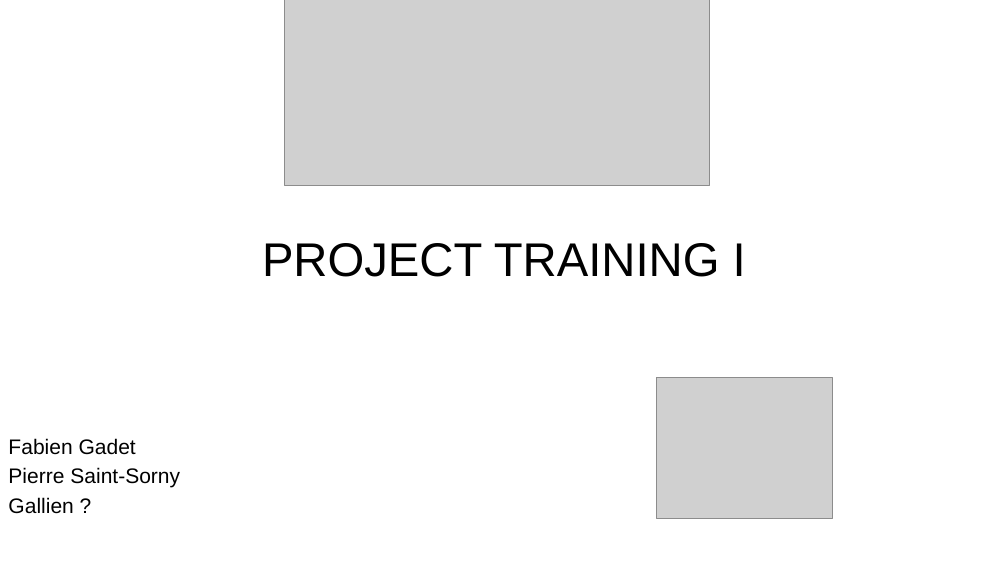
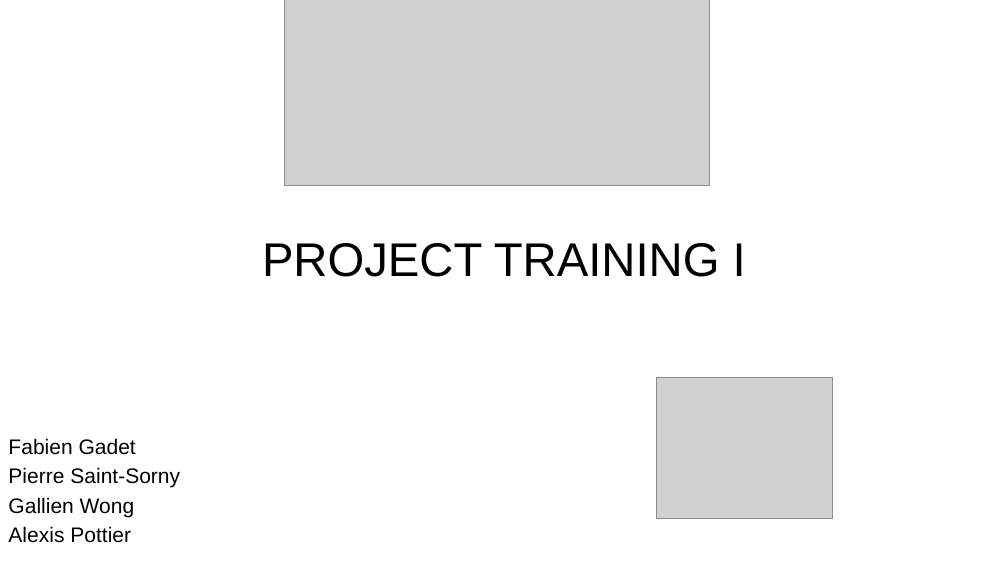
Before and after one commit to FabienGadet0/bigdataHB, a slide deck: slide 1 of Teacher/project-training.pptx. Drawn at 1008x567 pixels with LibreOffice and Linux fonts; fonts in the diff are those of the drawing; grey boxes stand for pictures. Boxes give left, top, right and bottom in pixels: in the first picture for what was removed or moved away, otherwise in the second. Text is boxed around its words. In the diff, an @@ line names an element or a change of style, - is before the commit and + after.

```diff
--- a/Teacher/project-training.pptx
+++ b/Teacher/project-training.pptx
@@ subtitle at box(8, 497, 135, 543): text changed @@
-Gallien ?
+Gallien Wong
+Alexis Pottier
```
Also in this commit, not shown: 2 other slides changed.
